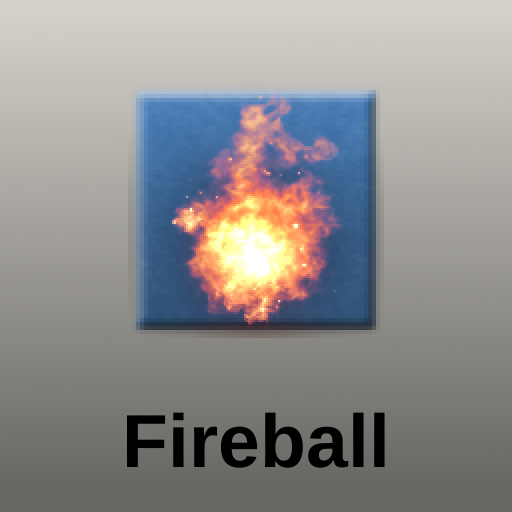
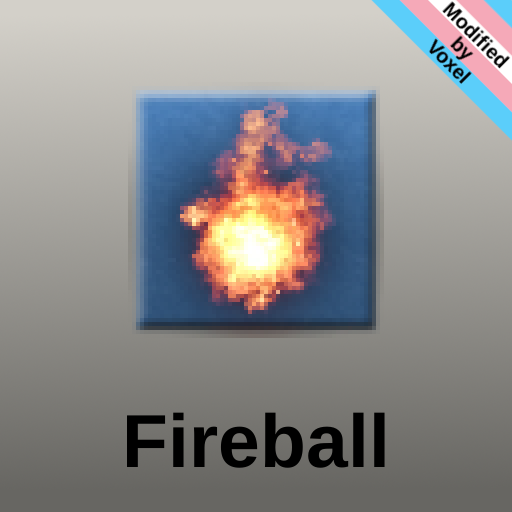
The second 512 x 512 image is a revision of the first. Changes to its layers:
renamed "fireball.png #1" to "FireballTShopIcon.png", painted on it over (x1=128, y1=82, x2=384, y2=338)
added layer "Modified ..." above "Transgender_Pride_flag.svg.png-Kopie" over (x1=428, y1=1, x2=511, y2=85)
added layer "Transgender_Pride_flag.svg.png-Kopie" above "Fireball" over (x1=371, y1=0, x2=512, y2=141)
